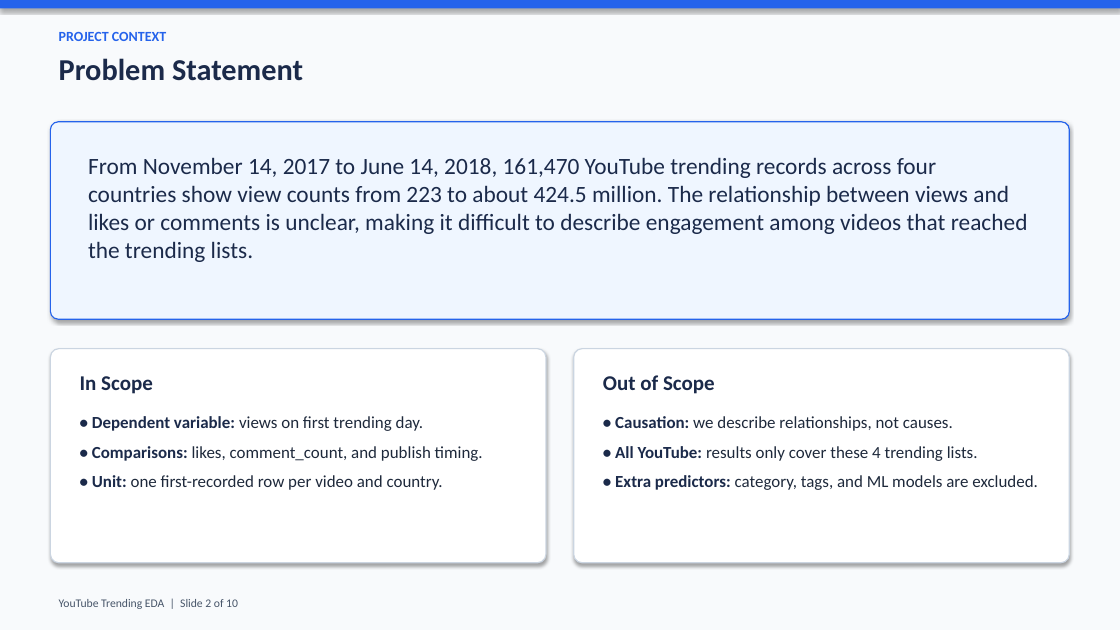
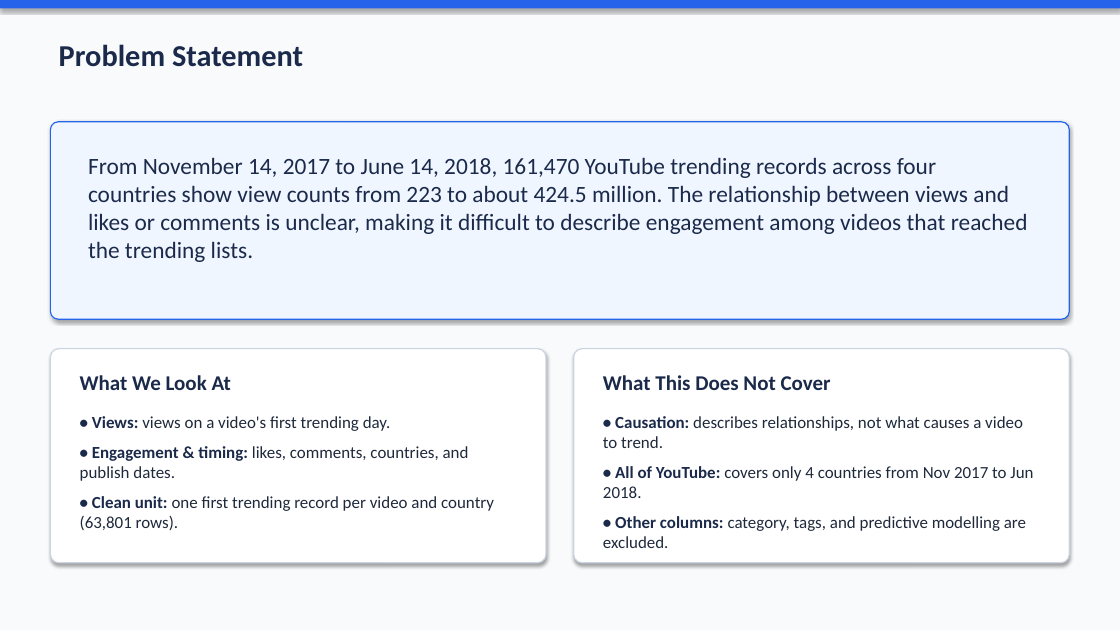
Before and after one commit to ImHamadAlqallaf/ga-eda-project, a slide deck: slide 2 of youtube_trending_eda.pptx. Drawn at 1120x630 pixels with LibreOffice and Linux fonts; fonts in the diff are those of the drawing. Boxes give left, top, right and bottom in pixels: in the first picture for what was removed or moved away, otherwise in the second. Text is boxed around its words. In the diff, an @@ line names an element or a change of style, - is before the commit and + after.

```diff
--- a/youtube_trending_eda.pptx
+++ b/youtube_trending_eda.pptx
@@ text "Problem Statement": place and size @@
-text "Problem Statement" at bbox=[59, 58, 303, 81]
+text "Problem Statement" at bbox=[59, 44, 303, 67]
@@ text removed at bbox=[59, 32, 166, 41] @@
-PROJECT CONTEXT
@@ text at bbox=[80, 375, 231, 390]: text changed @@
-In Scope
+What We Look At
@@ text at bbox=[603, 375, 831, 390]: text changed @@
-Out of Scope
+What This Does Not Cover
@@ text at bbox=[80, 416, 494, 530]: text changed @@
-• Dependent variable: views on first trending day.
-• Comparisons: likes, comment_count, and publish timing.
-• Unit: one first-recorded row per video and country.
+• Views: views on a video's first trending day.
+• Engagement & timing: likes, comments, countries, and publish dates.
+• Clean unit: one first trending record per video and country (63,801 rows).
@@ text at bbox=[603, 416, 1033, 548]: text changed @@
-• Causation: we describe relationships, not causes.
-• All YouTube: results only cover these 4 trending lists.
-• Extra predictors: category, tags, and ML models are excluded.
+• Causation: describes relationships, not what causes a video to trend.
+• All of YouTube: covers only 4 countries from Nov 2017 to Jun 2018.
+• Other columns: category, tags, and predictive modelling are excluded.
@@ text removed at bbox=[59, 599, 238, 609] @@
-YouTube Trending EDA | Slide 2 of 10
```
Also in this commit, not shown: 8 other slides changed, 2 other files.
